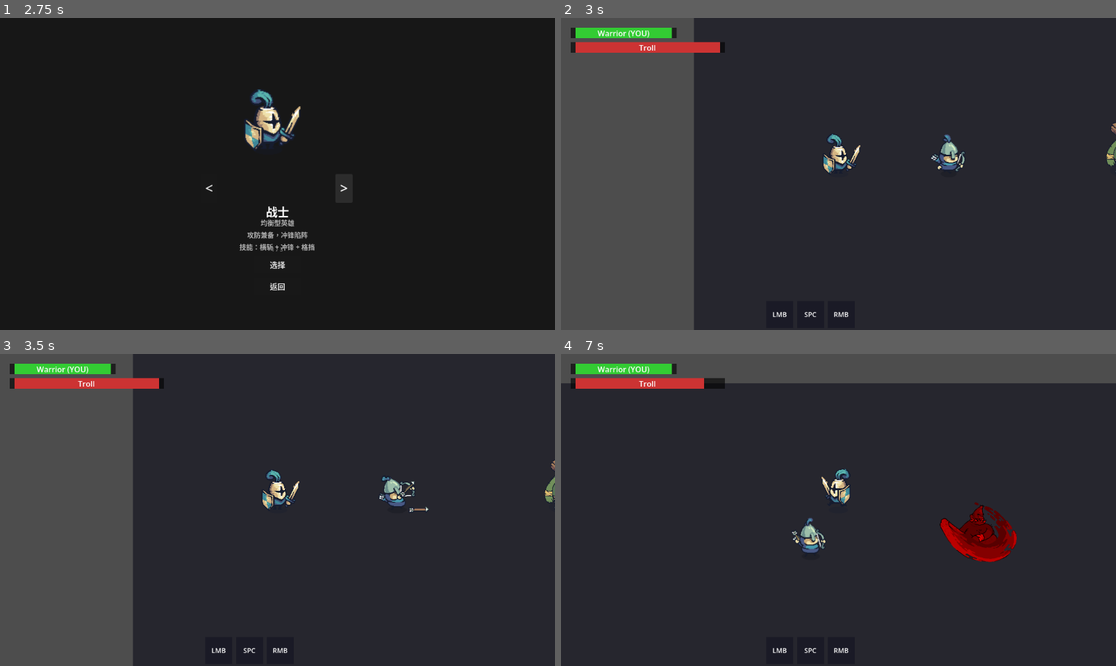
Above: before the commit, frames 1-4 (two rows, left to right).
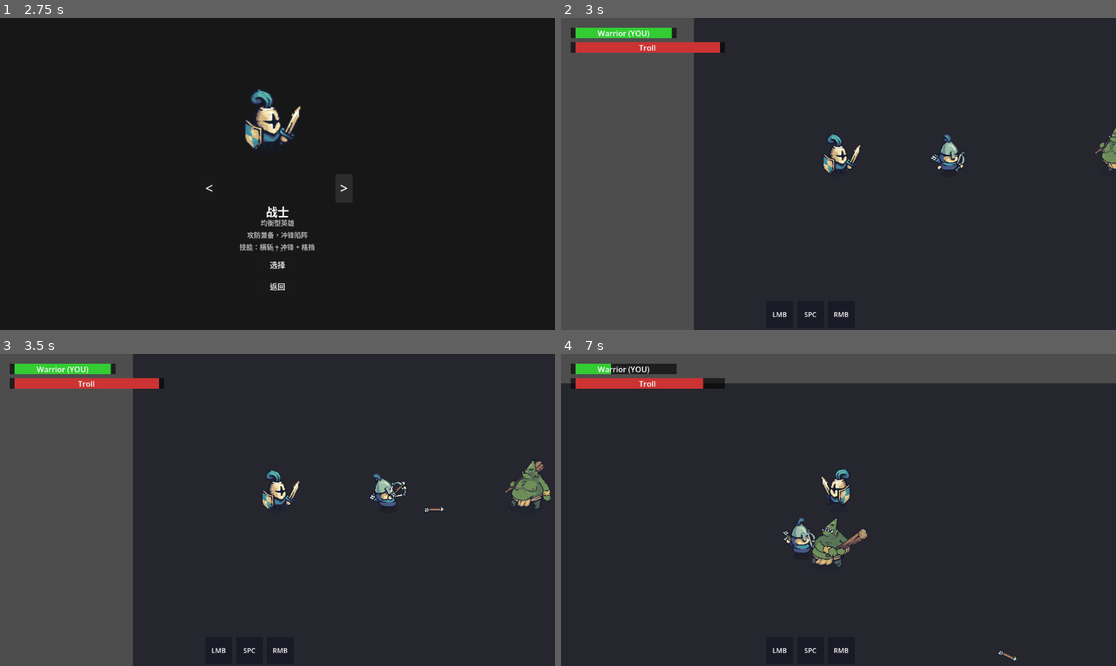
Above: after the commit, the same moments.

Repository: dejectedraven/sword-of-master
Game: Godot game, scene res://scenes/main/title_screen.tscn
Same seed, same stepped clock (60 frames per second), same inputs: the game is played once before the commit and once after it.
Inputs (mouse positions are in pixels of both pictures, inside the frame that each line leads up to):
- Up to frame 1 (2.75 s): click "进入酒馆 (英雄)" at 0.5 s; click "<" at 1.25 s; click ">" at 2 s
- Up to frame 2 (3 s): click "选择" at 2.75 s
- Up to frame 3 (3.5 s): no input
- Up to frame 4 (7 s): tap Enter at 3.5 s; move the mouse to (960, 494) at 3.52 s; hold D (right) 3.53-4.28 s; click (960, 494) at 3.67 s; tap Space at 3.77, 4.52, 6.02, 6.77 s; move the mouse to (727, 525) at 4.27 s; hold S (down) 4.28-5.03 s; move the mouse to (894, 441) at 5.02 s; hold D (right) 5.03-5.78 s; move the mouse to (810, 572) at 5.77 s; hold W (up) 5.78-6.53 s; click (810, 572) at 5.92 s; move the mouse to (1005, 556) at 6.52 s; hold A (left) from 6.53 s (still down)

Frame 1 is identical in both runs. In frame 2, 0.2% of the frame differs, in the area x 96-100%, y 33-49%; in frame 3, 1.2%; in frame 4, 2.9%, in the area x 9-83%, y 3-99%.

Commit message:
fix: split hero HP bars + troll AI script fix

Diff:
--- a/scenes/main/game_scene.gd
+++ b/scenes/main/game_scene.gd
@@ -60,7 +60,7 @@
 	return e
 
 func _load_ai(name: String) -> Node:
-	var m = {"Warrior": "res://scripts/controllers/ai_warrior.gd", "Archer": "res://scripts/controllers/ai_archer.gd"}
+	var m = {"Warrior": "res://scripts/controllers/ai_warrior.gd", "Archer": "res://scripts/controllers/ai_archer.gd", "Troll": "res://scripts/controllers/ai_troll.gd"}
 	return load(m.get(name, "res://scripts/controllers/ai_warrior.gd")).new()
 
 func _on_hero_died():
--- a/scenes/ui/hud.gd
+++ b/scenes/ui/hud.gd
@@ -11,12 +11,38 @@
 var _skill_overlays: Array = []
 var _player_entity: Entity
 var _boss_entity: Entity
-var _ai_heroes: Array = []
+var _enemy_bars: Array = []
 
 func setup(pl: Entity, boss: Entity, ai_heroes: Array = []):
 	_player_entity = pl
 	_boss_entity = boss
-	_ai_heroes = ai_heroes
+	for b in _enemy_bars:
+		if is_instance_valid(b.bg): b.bg.queue_free()
+	_enemy_bars = []
+	if ai_heroes.size() > 0:
+		$"BossHP".hide()
+		for i in range(ai_heroes.size()):
+			_enemy_bars.append(_make_enemy_bar(ai_heroes[i], i))
+	else:
+		$"BossHP".show()
+
+func _make_enemy_bar(ent: Entity, idx: int) -> Dictionary:
+	var bg = ColorRect.new()
+	bg.color = Color(0, 0, 0, 0.6)
+	bg.size = Vector2(300, 22)
+	bg.position = Vector2(20, 50 + idx * 28)
+	var fill = ColorRect.new()
+	fill.color = Color(0.8, 0.2, 0.2, 1)
+	fill.position = Vector2(10, 0)
+	bg.add_child(fill)
+	var label = Label.new()
+	label.horizontal_alignment = 1; label.vertical_alignment = 1
+	label.add_theme_color_override("font_color", Color.WHITE)
+	label.add_theme_font_size_override("font_size", 13)
+	label.size = Vector2(280, 22); label.position = Vector2(10, 0)
+	bg.add_child(label)
+	add_child(bg)
+	return {"fill": fill, "label": label, "entity": ent, "bg": bg}
 
 func _ready():
 	result_label.hide()
@@ -62,16 +88,16 @@
 
 func _update_hp():
 	if not _player_entity: return
-	var is_boss = GameState.selected_faction == GameState.Faction.BOSS
 	player_fill.size.x = 200 * _player_entity.health.hp_ratio()
 	player_label.text = _player_entity.name + " (YOU)"
-	if is_boss and _ai_heroes.size() > 0:
-		var total_hp = 0.0; var total_max = 0.0
-		for e in _ai_heroes:
+	if _enemy_bars.size() > 0:
+		for b in _enemy_bars:
+			var e = b.entity
 			if is_instance_valid(e) and e.health:
-				total_hp += e.health.current_hp; total_max += e.health.max_hp
-		boss_fill.size.x = 300 * (total_hp / max(1.0, total_max))
-		boss_label.text = "Heroes"
+				b.fill.size.x = 280 * e.health.hp_ratio()
+				b.label.text = e.name
+				if e.health.is_dead:
+					b.label.add_theme_color_override("font_color", Color(0.5, 0.5, 0.5, 1))
 	elif _boss_entity and is_instance_valid(_boss_entity):
 		boss_fill.size.x = 300 * _boss_entity.health.hp_ratio()
 		boss_label.text = _boss_entity.name
Not shown, changed: CHANGELOG.md
